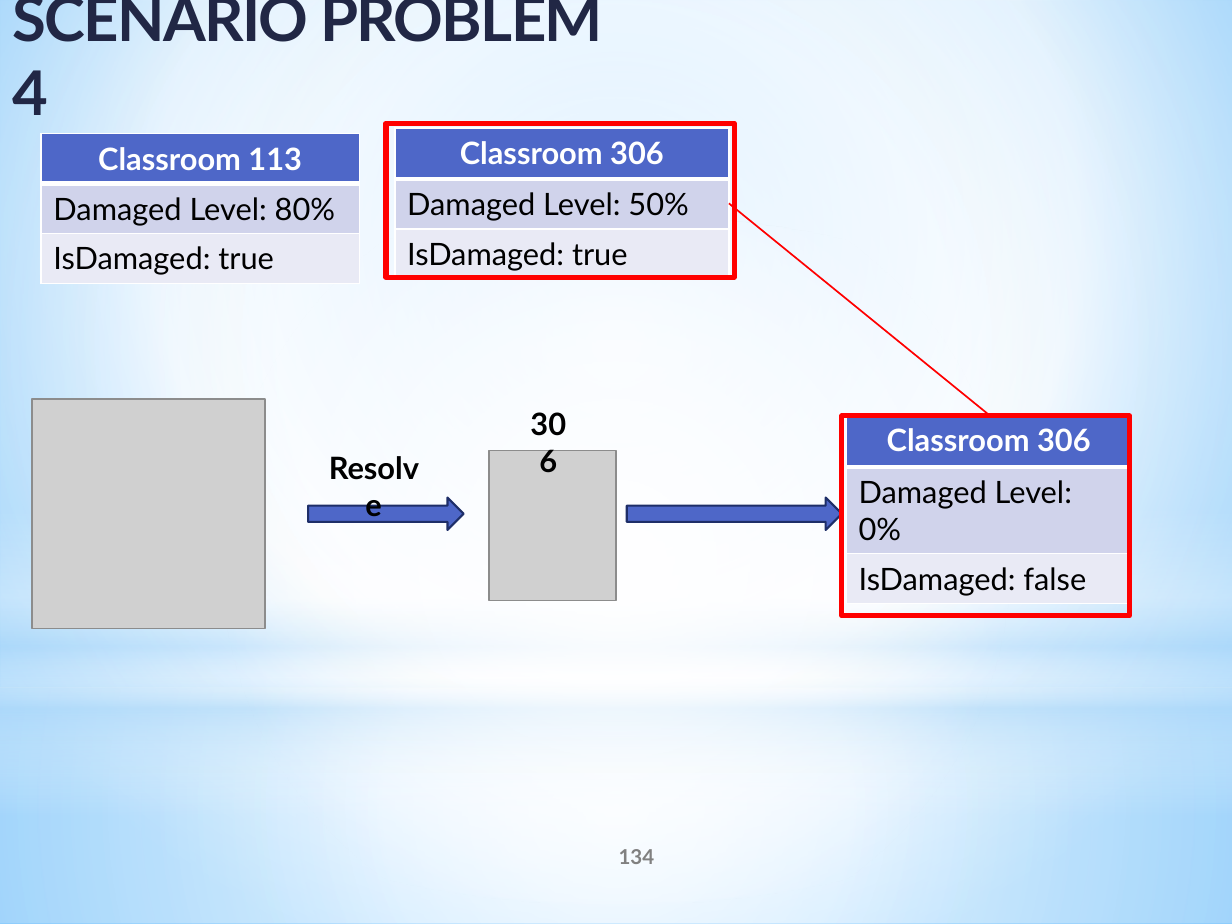
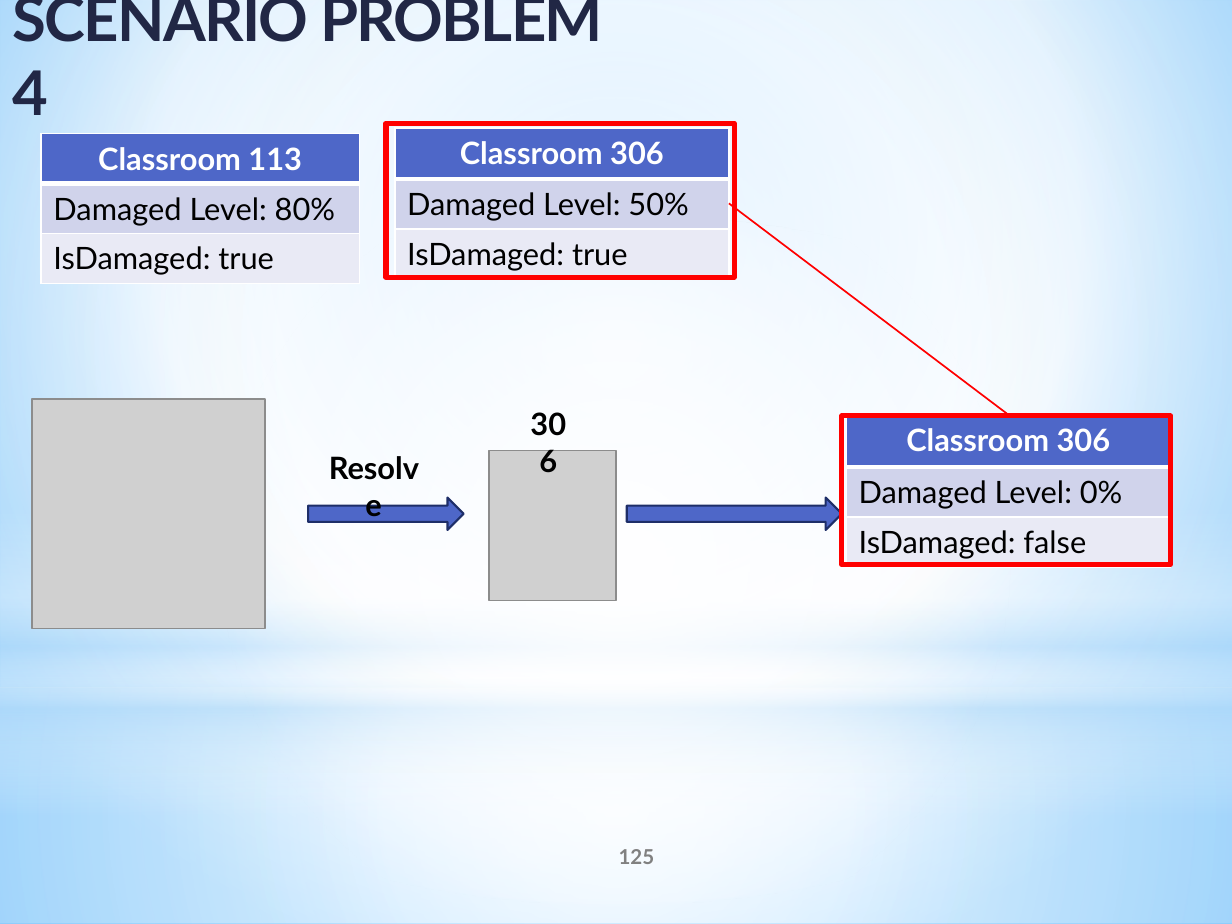
Before and after one commit to tranquang9a1/ECRM, a slide deck: slide 125 of Document/ECRM-Presentation v5.pptx (slide 134 before the commit). Drawn at 1232x924 pixels with LibreOffice and Linux fonts; fonts in the diff are those of the drawing; grey boxes stand for pictures. Boxes give left, top, right and bottom in pixels: in the first picture for what was removed or moved away, otherwise in the second. Text is boxed around its words. In the diff, an @@ line names an element or a change of style, - is before the commit and + after.

```diff
--- a/Document/ECRM-Presentation v5.pptx
+++ b/Document/ECRM-Presentation v5.pptx
@@ line moved from (729, 203) - (989, 415) to (729, 203) - (1008, 415) @@
@@ rectangle: place and size @@
-rectangle at <box>841,416,1129,616</box>
+rectangle at <box>841,416,1170,565</box>
@@ table: place and size @@
-table at <box>846,415,1131,604</box>
+table at <box>846,415,1170,568</box>
@@ page number at <box>619,849,655,864</box>: text changed @@
-134
+125
```
Also in this commit, not shown: 7 other slides changed, 9 slides removed.
